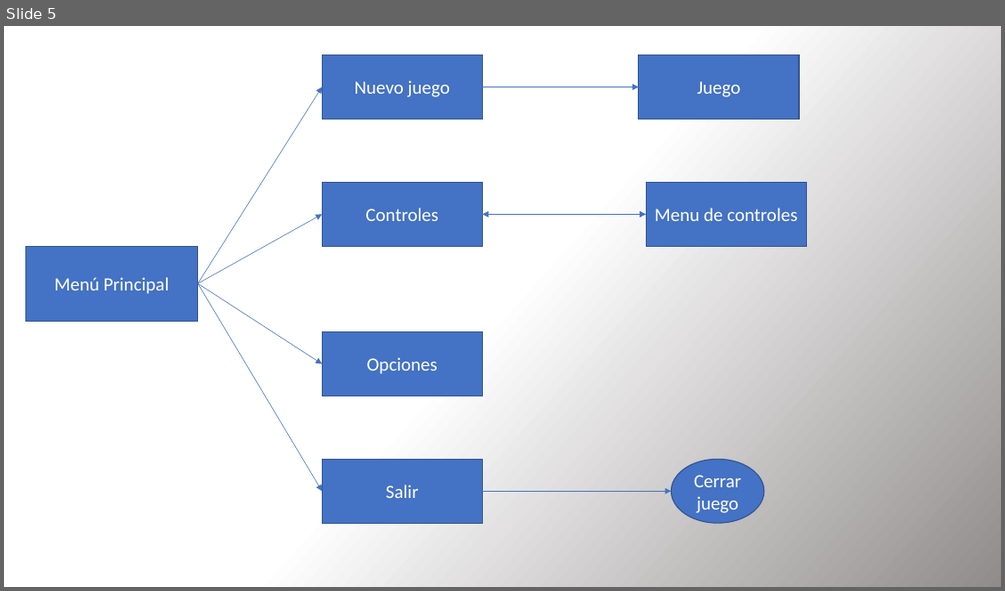
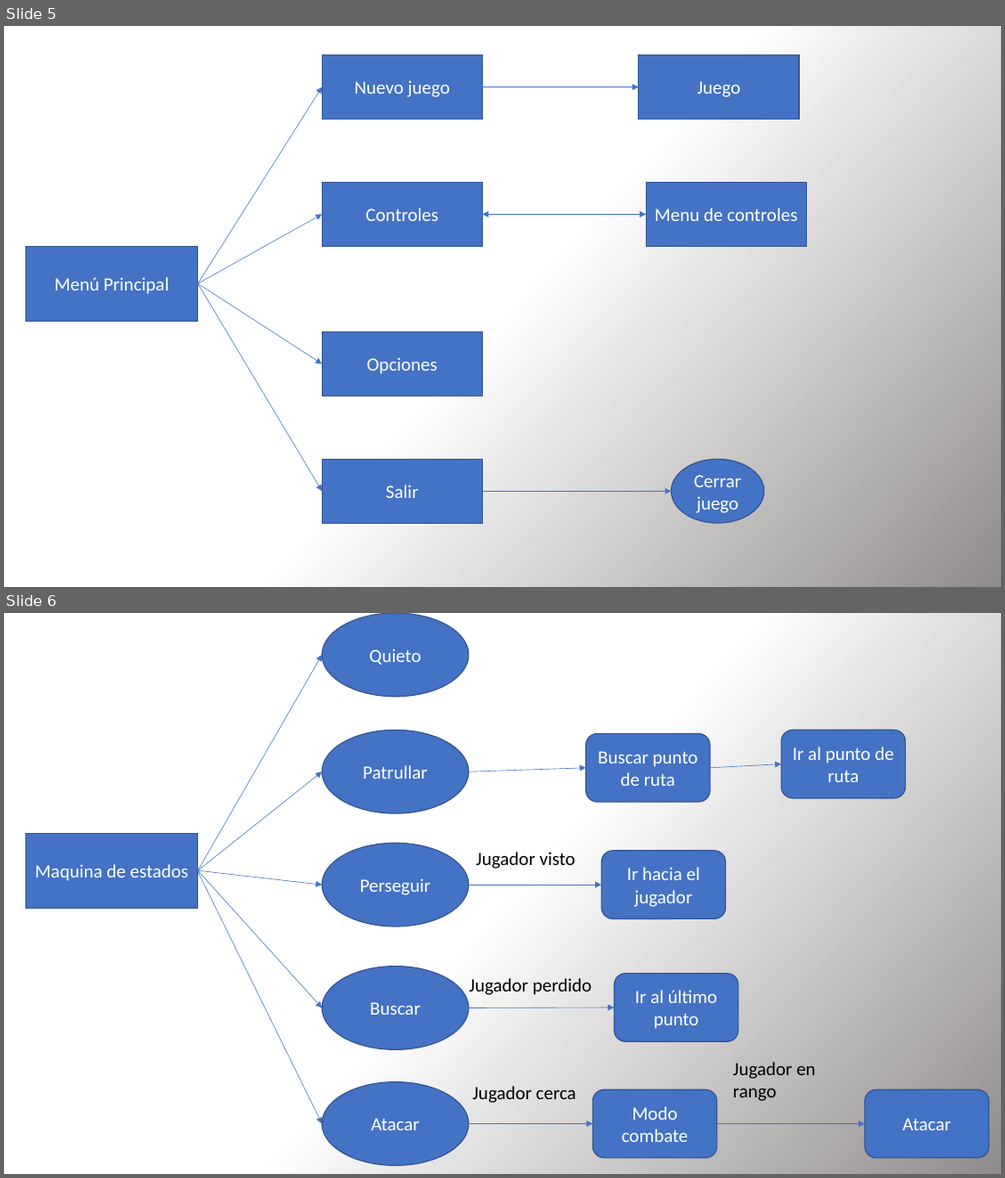
Before and after one commit to DavidBrando/FuturoImperfecto, a slide deck: DOCUMENTOS/pruebas.pptx. Shown one above the other, each under a label of ours: slide 5 before the commit, slides 5 and 6 after it. The pictures are 1005x591 and 1005x1178 pixels, drawn with LibreOffice and Linux fonts; fonts in the diff are those of the drawing. Boxes give left, top, right and bottom in pixels: in the first picture for what was removed or moved away, otherwise in the second. Text is boxed around its words. In the diff, an @@ line names an element or a change of style, - is before the commit and + after.

```diff
--- a/DOCUMENTOS/pruebas.pptx
+++ b/DOCUMENTOS/pruebas.pptx
@@ slide 6 added at (4, 613, 1001, 1174), background gradient #FFFFFF to #918D8D @@
@@ ellipse added at (322, 613, 469, 697), fill #4472C4, outline #325491 1 pt, 18 pt, text #FFFFFF @@
+Quieto
@@ arrow added from (198, 870) to (322, 655), #4472C4 0.5 pt @@
@@ ellipse added at (322, 730, 469, 813), fill #4472C4, outline #325491 1 pt, 18 pt, text #FFFFFF @@
+Patrullar
@@ rounded rectangle added at (586, 733, 710, 802), fill #4472C4, outline #325491 1 pt, 18 pt, text #FFFFFF @@
+Buscar punto de ruta
@@ rounded rectangle added at (781, 730, 905, 798), fill #4472C4, outline #325491 1 pt, 18 pt, text #FFFFFF @@
+Ir al punto de ruta
@@ arrow added from (198, 870) to (322, 771), #4472C4 0.5 pt @@
@@ arrow added from (469, 771) to (586, 768), #4472C4 0.5 pt @@
@@ arrow added from (710, 768) to (781, 764), #4472C4 0.5 pt @@
@@ rectangle added at (25, 833, 198, 908), fill #4472C4, outline #325491 1 pt, 18 pt, text #FFFFFF @@
+Maquina de estados
@@ ellipse added at (322, 843, 469, 926), fill #4472C4, outline #325491 1 pt, 18 pt, text #FFFFFF @@
+Perseguir
@@ text added at (476, 852, 575, 868), 18 pt, text #000000 @@
+Jugador visto
@@ rounded rectangle added at (601, 851, 726, 919), fill #4472C4, outline #325491 1 pt, 18 pt, text #FFFFFF @@
+Ir hacia el jugador
@@ arrow added from (198, 870) to (322, 884), #4472C4 0.5 pt @@
@@ arrow added from (198, 870) to (322, 1008), #4472C4 0.5 pt @@
@@ arrow added from (198, 872) to (322, 1124), #4472C4 0.5 pt @@
@@ arrow added from (469, 884) to (601, 884), #4472C4 0.5 pt @@
@@ ellipse added at (322, 966, 469, 1050), fill #4472C4, outline #325491 1 pt, 18 pt, text #FFFFFF @@
+Buscar
@@ text added at (469, 978, 591, 995), 18 pt, text #000000 @@
+Jugador perdido
@@ rounded rectangle added at (615, 973, 738, 1041), fill #4472C4, outline #325491 1 pt, 18 pt, text #FFFFFF @@
+Ir al último punto
@@ arrow added from (469, 1008) to (615, 1007), #4472C4 0.5 pt @@
@@ text added at (733, 1062, 815, 1101), 18 pt, text #000000 @@
+Jugador en rango
@@ ellipse added at (322, 1082, 469, 1166), fill #4472C4, outline #325491 1 pt, 18 pt, text #FFFFFF @@
+Atacar
@@ text added at (472, 1086, 576, 1103), 18 pt, text #000000 @@
+Jugador cerca
@@ rounded rectangle added at (592, 1089, 717, 1158), fill #4472C4, outline #325491 1 pt, 18 pt, text #FFFFFF @@
+Modo combate
@@ rounded rectangle added at (865, 1089, 989, 1158), fill #4472C4, outline #325491 1 pt, 18 pt, text #FFFFFF @@
+Atacar
@@ arrow added from (469, 1124) to (592, 1124), #4472C4 0.5 pt @@
@@ arrow added from (717, 1124) to (865, 1124), #4472C4 0.5 pt @@
```
Also in this commit, not shown: 40 other files.
